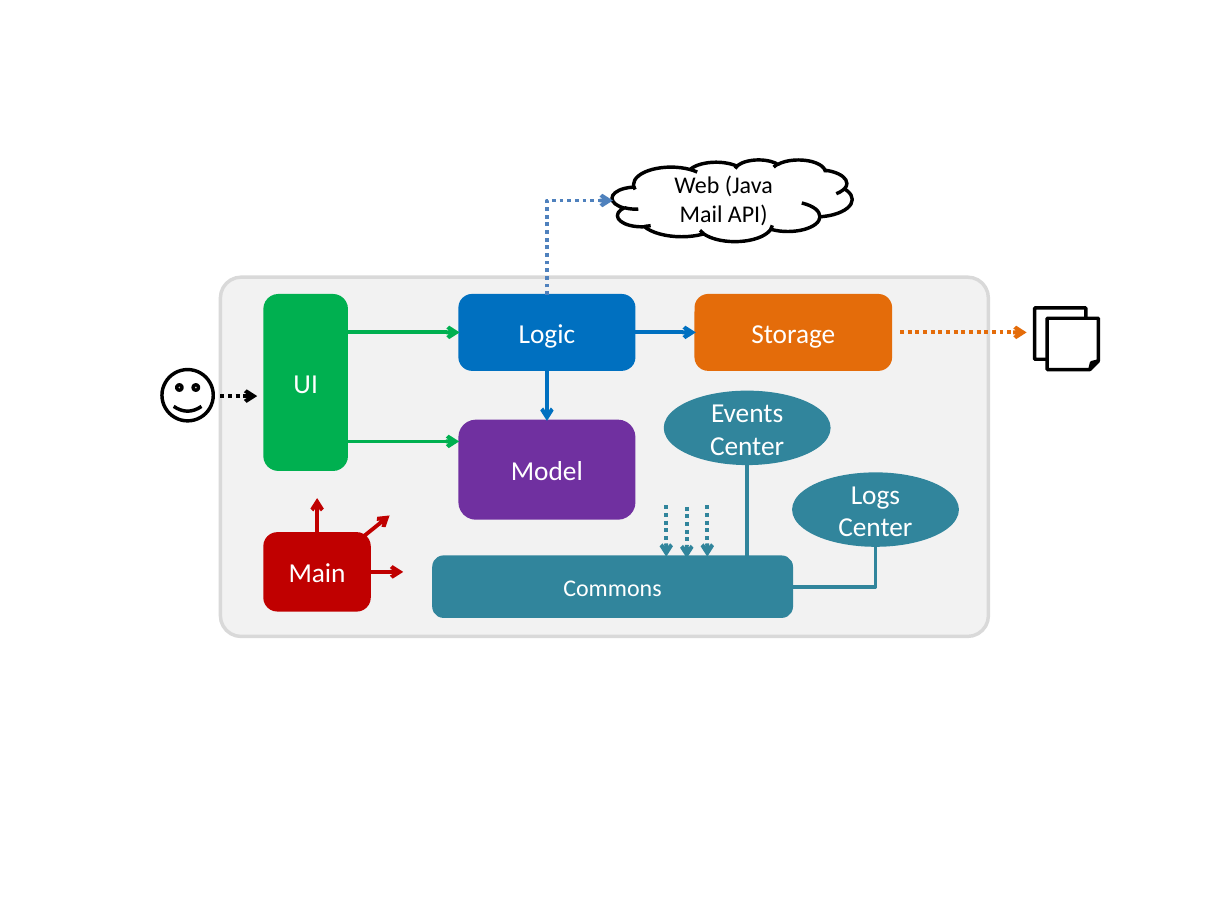
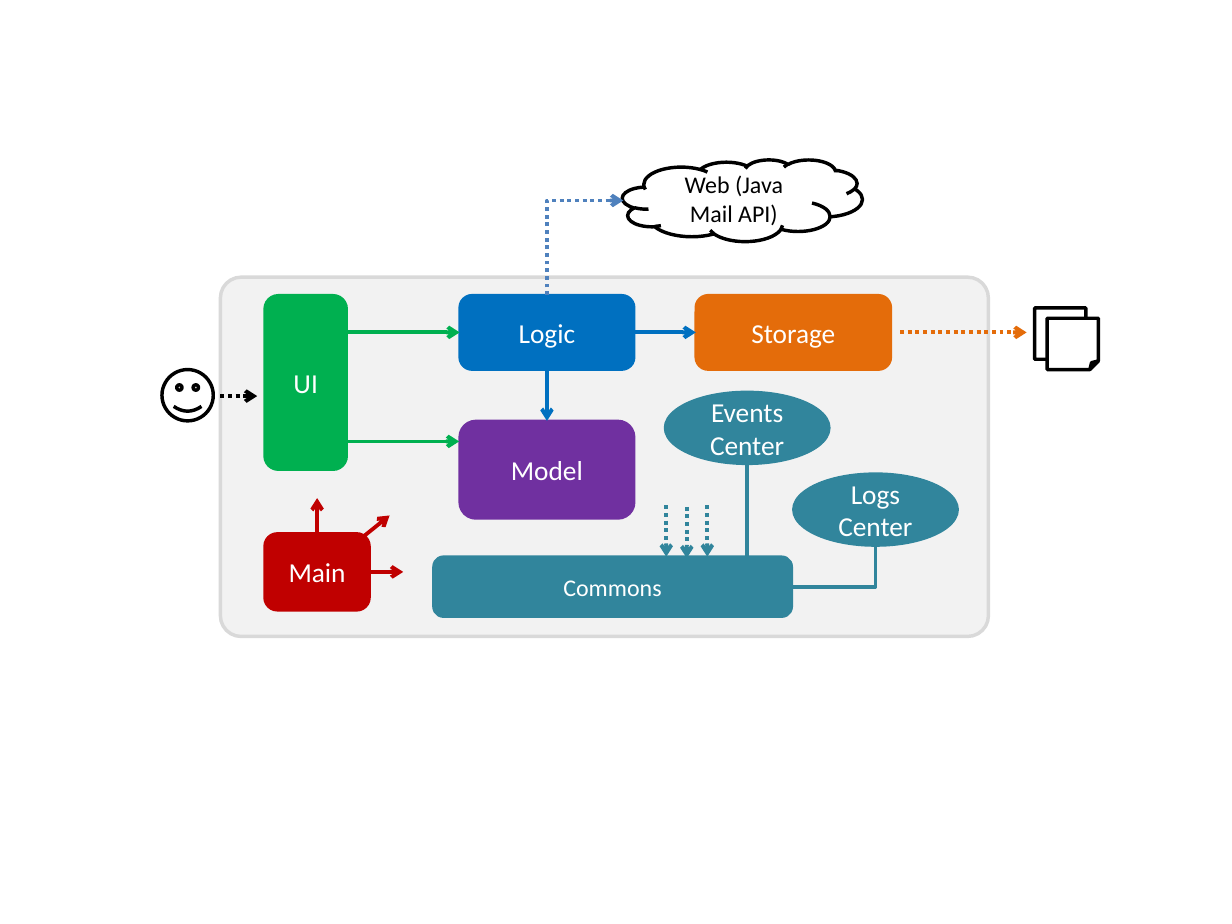
Before and after one commit to wm28/main, a slide deck: slide 1 of docs/diagrams/ArchitectureDiagram.pptx. Drawn at 1232x924 pixels with LibreOffice and Linux fonts; fonts in the diff are those of the drawing. Boxes give left, top, right and bottom in pixels: in the first picture for what was removed or moved away, otherwise in the second. Text is boxed around its words. In the diff, an @@ line names an element or a change of style, - is before the commit and + after.

Commit message:
Update Architecture Diagram

```diff
--- a/docs/diagrams/ArchitectureDiagram.pptx
+++ b/docs/diagrams/ArchitectureDiagram.pptx
@@ cloud "Web (Java Mail API)": place and size @@
-cloud "Web (Java Mail API)" at [612, 160, 853, 241]
+cloud "Web (Java Mail API)" at [622, 160, 862, 241]
@@ elbow arrow moved from (547, 296) - (614, 201) to (547, 296) - (623, 201) @@
```
